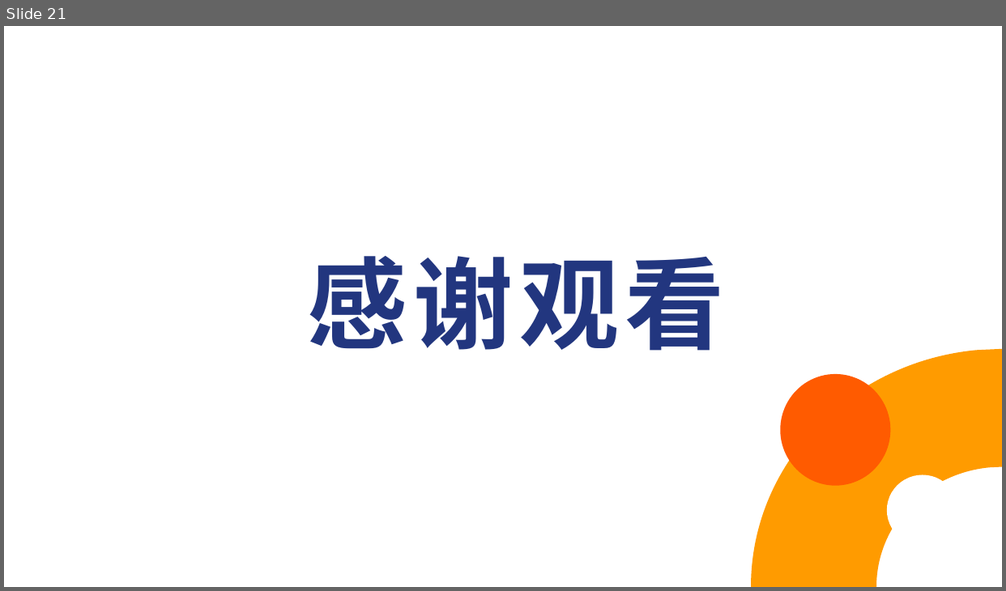
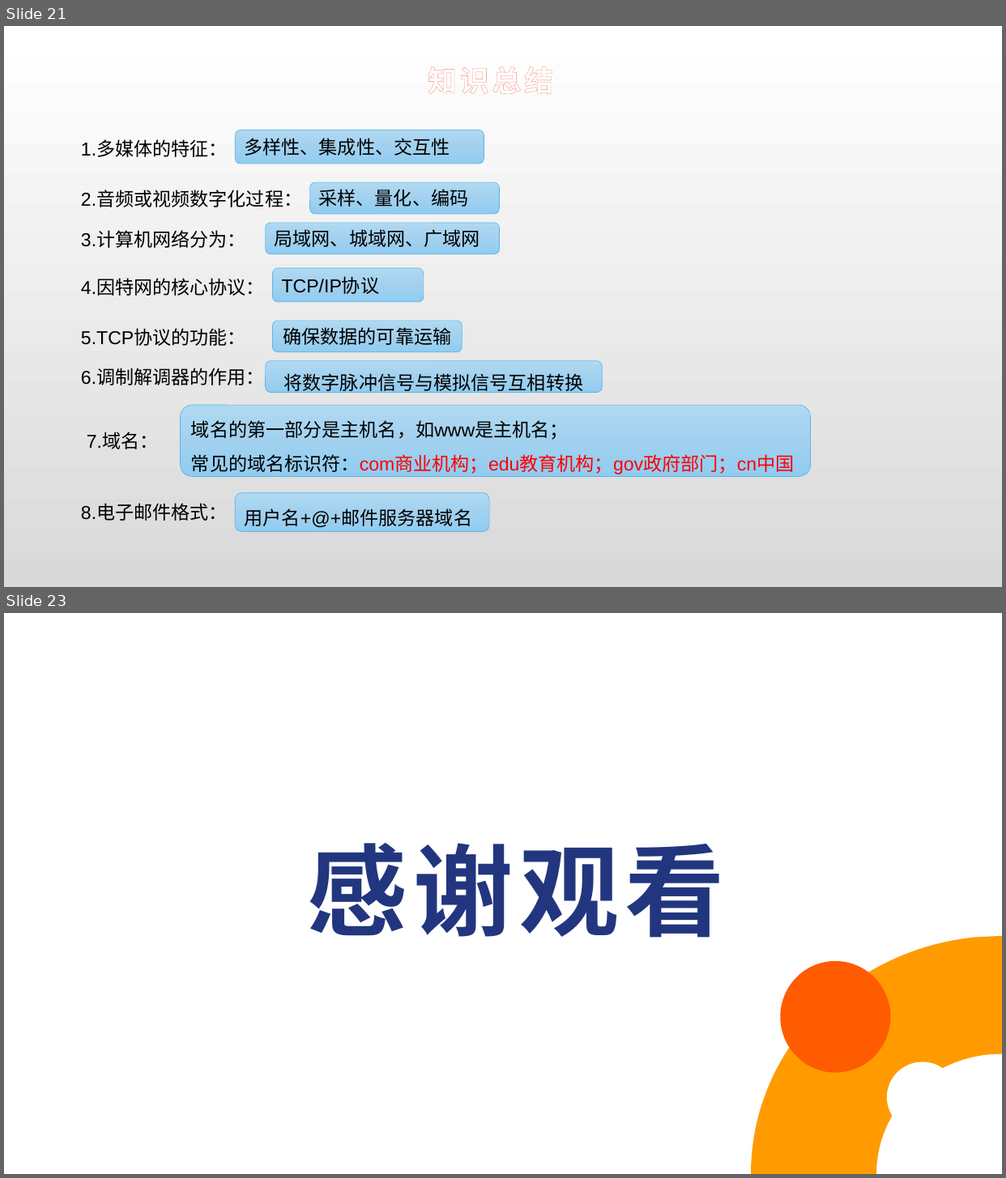
Before and after one commit to cckmit/typora-note, a slide deck: 计算机基础知识/计算机基础/计算机基础知识_第5章.pptx. Shown one above the other, each under a label of ours: slide 21 before the commit, slides 21 and 23 after it; the slides between them are not shown. The pictures are 1006x591 and 1006x1178 pixels, drawn with LibreOffice and Linux fonts; fonts in the diff are those of the drawing; background and template pictures are left out. Boxes give left, top, right and bottom in pixels: in the first picture for what was removed or moved away, otherwise in the second. Text is boxed around its words. In the diff, an @@ line names an element or a change of style, - is before the commit and + after.

```diff
--- a/计算机基础知识/计算机基础/计算机基础知识_第5章.pptx
+++ b/计算机基础知识/计算机基础/计算机基础知识_第5章.pptx
@@ slide 21 added at bbox=[4, 26, 1002, 587], background gradient #FFFFFF to #D9D9D9 @@
@@ title added at bbox=[428, 66, 553, 94], 28 pt, text #FFFFFF, bold @@
+知识总结
@@ text added at bbox=[81, 141, 228, 157], 18 pt, text #000000 @@
+1.多媒体的特征：
@@ rounded rectangle added at bbox=[236, 130, 484, 164], fill gradient #B1D9F3 to #A2D1EF to #92CCF1, outline #58B6E5 0.5 pt, 18 pt, text #000000 @@
+多样性、集成性、交互性
@@ text added at bbox=[81, 190, 302, 207], 18 pt, text #000000 @@
+2.音频或视频数字化过程：
@@ rounded rectangle added at bbox=[310, 182, 500, 214], fill gradient #B1D9F3 to #A2D1EF to #92CCF1, outline #58B6E5 0.5 pt, 18 pt, text #000000 @@
+采样、量化、编码
@@ text added at bbox=[81, 231, 246, 248], 18 pt, text #000000 @@
+3.计算机网络分为：
@@ rounded rectangle added at bbox=[266, 223, 500, 254], fill gradient #B1D9F3 to #A2D1EF to #92CCF1, outline #58B6E5 0.5 pt, 18 pt, text #000000 @@
+局域网、城域网、广域网
@@ rounded rectangle added at bbox=[273, 268, 424, 302], fill gradient #B1D9F3 to #A2D1EF to #92CCF1, outline #58B6E5 0.5 pt, 18 pt, text #000000 @@
+TCP/IP协议
@@ text added at bbox=[81, 279, 265, 296], 18 pt, text #000000 @@
+4.因特网的核心协议：
@@ text added at bbox=[81, 329, 246, 346], 18 pt, text #000000 @@
+5.TCP协议的功能：
@@ rounded rectangle added at bbox=[273, 321, 462, 352], fill gradient #B1D9F3 to #A2D1EF to #92CCF1, outline #58B6E5 0.5 pt, 18 pt, text #000000 @@
+确保数据的可靠运输
@@ rounded rectangle added at bbox=[266, 361, 602, 393], fill gradient #B1D9F3 to #A2D1EF to #92CCF1, outline #58B6E5 0.5 pt, 18 pt, text #000000 @@
+将数字脉冲信号与模拟信号互相转换
@@ text added at bbox=[81, 369, 265, 386], 18 pt, text #000000 @@
+6.调制解调器的作用：
@@ rounded rectangle added at bbox=[180, 406, 810, 477], fill gradient #B1D9F3 to #A2D1EF to #92CCF1, outline #58B6E5 0.5 pt, 18 pt, text #000000 @@
+域名的第一部分是主机名，如www是主机名；
+常见的域名标识符：com商业机构；edu教育机构；gov政府部门；cn中国
@@ text added at bbox=[87, 433, 159, 450], 18 pt, text #000000 @@
+7.域名：
@@ text added at bbox=[81, 505, 228, 521], 18 pt, text #000000 @@
+8.电子邮件格式：
@@ rounded rectangle added at bbox=[236, 493, 490, 532], fill gradient #B1D9F3 to #A2D1EF to #92CCF1, outline #58B6E5 0.5 pt, 18 pt, text #000000 @@
+用户名+@+邮件服务器域名
@@ what was slide 21 is now slide 23 @@
```
Also in this commit, not shown: 2 slides changed, 17 other slides added, 16 slides removed, 3 other files.
